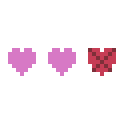
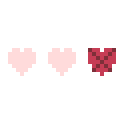
Layered file, before and after one edit (128×128). Changes by layer:
removed layer "Layer 2" over left=48, top=48, right=76, bottom=76
painted on "Layer 3" over left=8, top=48, right=76, bottom=76
